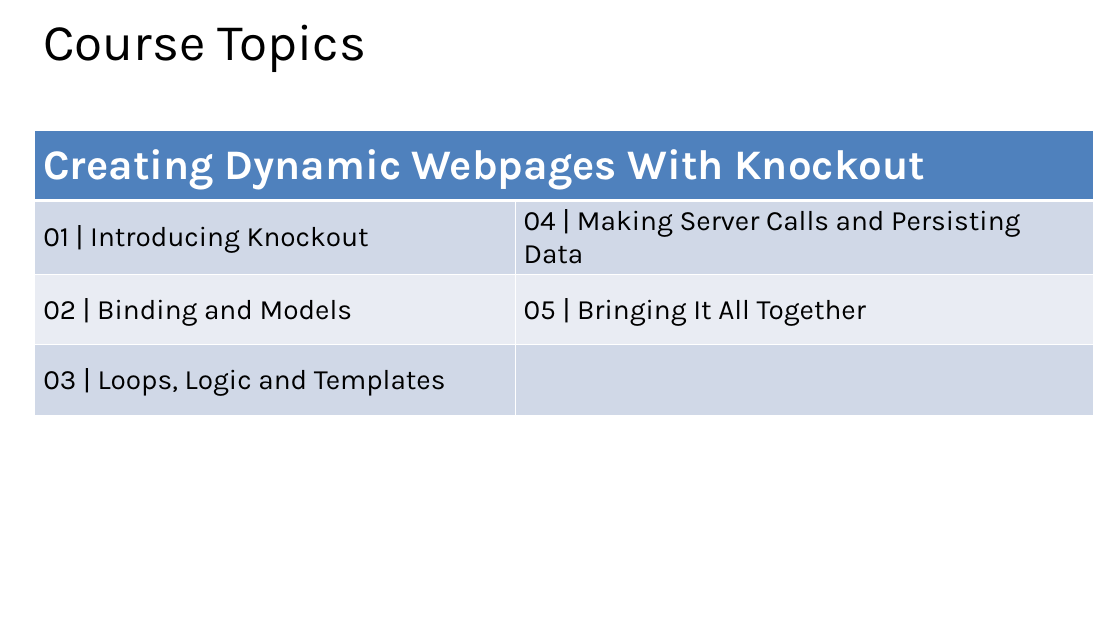
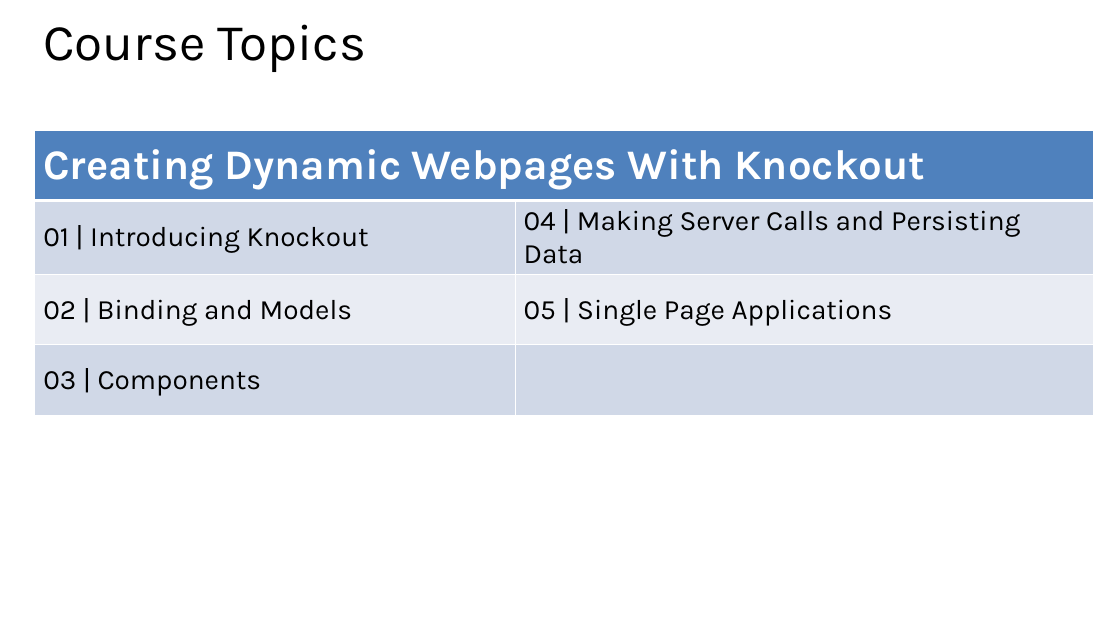
Before and after one commit to jongalloway/Knockout-MVA, a slide deck: slide 2 of Slides/5 - Single Page Applications.pptx. Drawn at 1120x630 pixels with LibreOffice and Linux fonts; fonts in the diff are those of the drawing. Boxes give left, top, right and bottom in pixels: in the first picture for what was removed or moved away, otherwise in the second. Text is boxed around its words. In the diff, an @@ line names an element or a change of style, - is before the commit and + after.

```diff
--- a/Slides/5 - Single Page Applications.pptx
+++ b/Slides/5 - Single Page Applications.pptx
@@ table at (34,130,1094,413) @@
-row 3, column 2: 05 | Bringing It All Together
+row 3, column 2: 05 | Single Page Applications
-row 4, column 1: 03 | Loops, Logic and Templates
+row 4, column 1: 03 | Components
```
Also in this commit, not shown: 2 other slides changed, 2 slides added, 2 slides removed.
